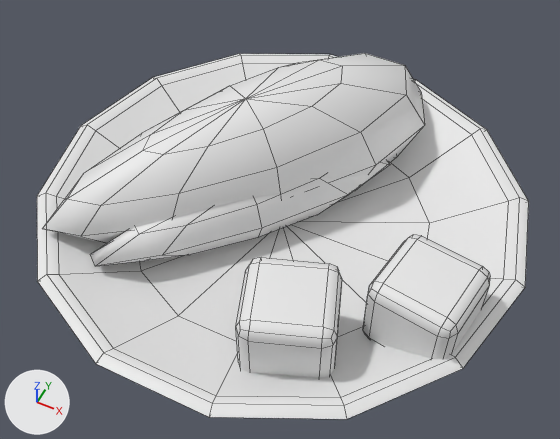
The FBX model Unity/Assets/Resources/FoodModels/SM_chicken.fbx, before and after one commit.
Rendered twice from a camera (50 mm lens) standing at (0.0964, -0.1946, 0.2521) and looking at (0.0058, -0.0135, 0.0257). The lights are fixed; the arrows at lower left show +X, +Y and +Z. The first picture is the older version. Mesh edges are drawn as thin lines.

Objects in the first picture: 'SM_chicken'.
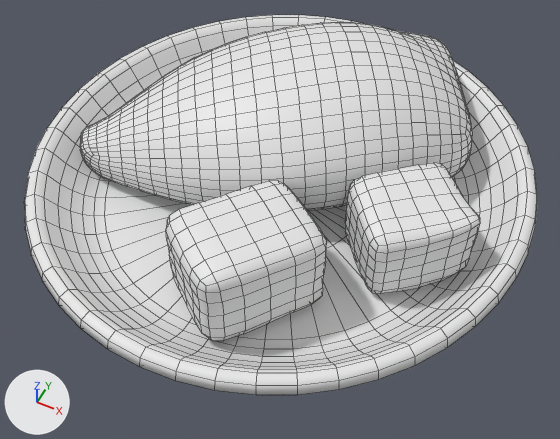
The change, as JSON lines over the scene's bpy script:
```json
{"block": "me_sm_chicken_001", "where": "# used by ob_sm_chicken; location = (0.0, 0.0, 0.0)"}
{"op": "remove", "block": "me_sm_chicken_001", "code": "me_sm_chicken_001.from_pydata(...)  # 306 vertices, 332 faces; spans x -0.1..0.1, y -0.097..0.097, z 0.0..0.057"}
{"op": "add", "block": "me_sm_chicken_001", "code": "me_sm_chicken_001.from_pydata(...)  # 2648 vertices, 2688 faces; spans x -0.097..0.097, y -0.1..0.1, z 0.0..0.078"}
{"block": "me_sm_chicken_001", "change": "me_sm_chicken_001 part 1: the loose piece of 100 vertices spanning x -0.1..0.1, y -0.097..0.097, z 0.0..0.024 is rebuilt with 1058 vertices and now spans x -0.097..0.097, y -0.1..0.1, z 0.0..0.045"}
{"block": "me_sm_chicken_001", "change": "me_sm_chicken_001 part 2: the loose piece of 62 vertices spanning x -0.075..0.038, y -0.06..0.085, z 0.01..0.057 is rebuilt with 1154 vertices and now spans x -0.079..0.064, y -0.032..0.083, z 0.029..0.078"}
{"block": "me_sm_chicken_001", "change": "me_sm_chicken_001 part 3: a new loose piece of 218 vertices spanning x -0.015..0.038, y -0.078..-0.023, z 0.029..0.063, in mat_m_chickenmeat (white #e7e7e7)"}
{"block": "me_sm_chicken_001", "change": "me_sm_chicken_001 part 4: a new loose piece of 218 vertices spanning x 0.032..0.079, y -0.036..0.011, z 0.029..0.061, in mat_m_chickenmeat (white #e7e7e7)"}
{"block": "me_sm_chicken_001", "change": "me_sm_chicken_001 part 5"}
{"block": "me_sm_chicken_001", "change": "32 vertices are removed from x -0.054..0.032, y -0.062..0.047, z 0.006..0.034"}
{"block": "me_sm_chicken_001", "change": "40 faces are deleted"}
{"block": "me_sm_chicken_001", "change": "me_sm_chicken_001 part 6"}
{"block": "me_sm_chicken_001", "change": "112 vertices are removed from x 0.01..0.089, y -0.074..-0.007, z 0.009..0.041"}
{"block": "me_sm_chicken_001", "change": "108 faces are deleted"}
```

Boxes (x1, y1, x2, y2) around the edits, measured in the pictures (560 x 439 px):
```json
{"object": "SM_chicken", "change": "reshaped", "before": [37, 53, 529, 419], "after": [24, 15, 537, 395]}
{"part": 1, "of": "me_sm_chicken_001", "change": "rebuilt", "before": [37, 54, 529, 419], "after": [24, 15, 537, 395]}
{"part": 2, "of": "me_sm_chicken_001", "change": "rebuilt", "before": [43, 53, 425, 243], "after": [80, 22, 473, 211]}
{"part": 3, "of": "me_sm_chicken_001", "change": "added", "after": [166, 180, 327, 341]}
{"part": 4, "of": "me_sm_chicken_001", "change": "added", "after": [345, 163, 480, 294]}
{"part": 5, "of": "me_sm_chicken_001", "change": "deleted", "before": [90, 160, 390, 266]}
{"part": 6, "of": "me_sm_chicken_001", "change": "deleted", "before": [236, 235, 490, 378]}
```
